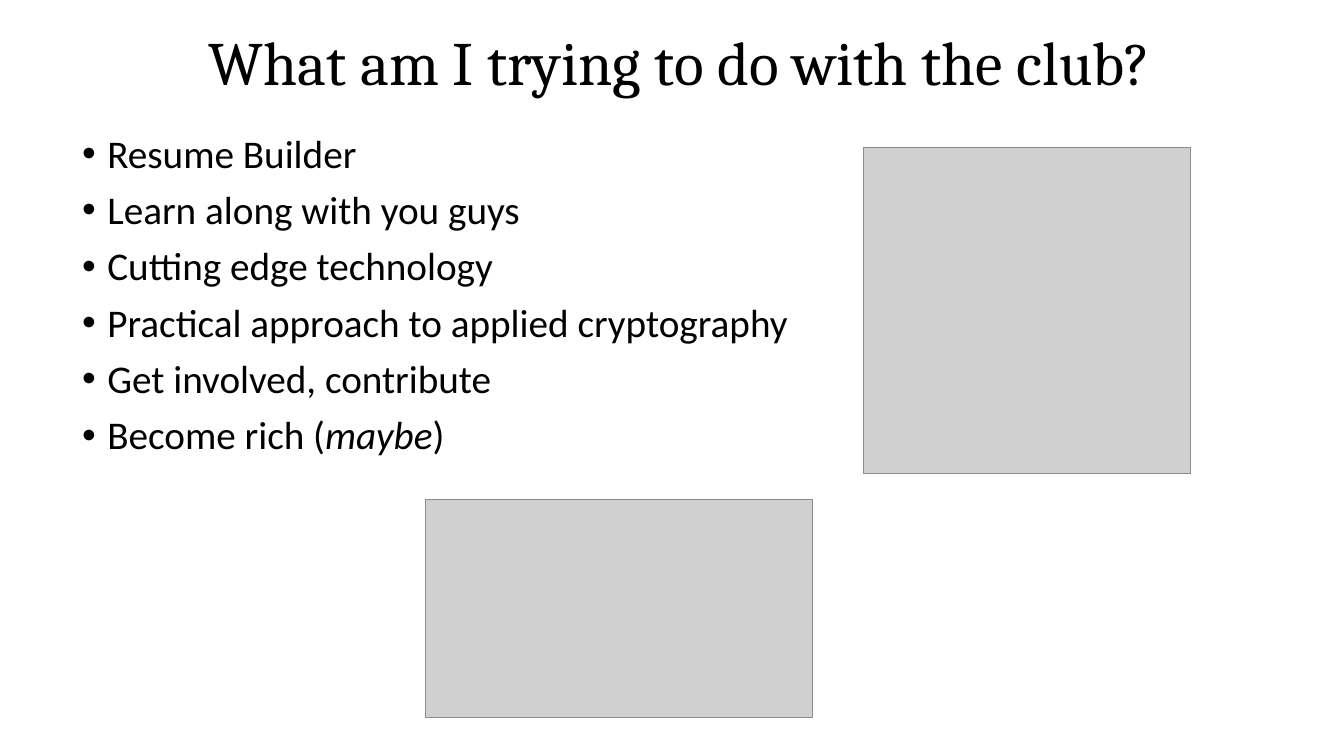
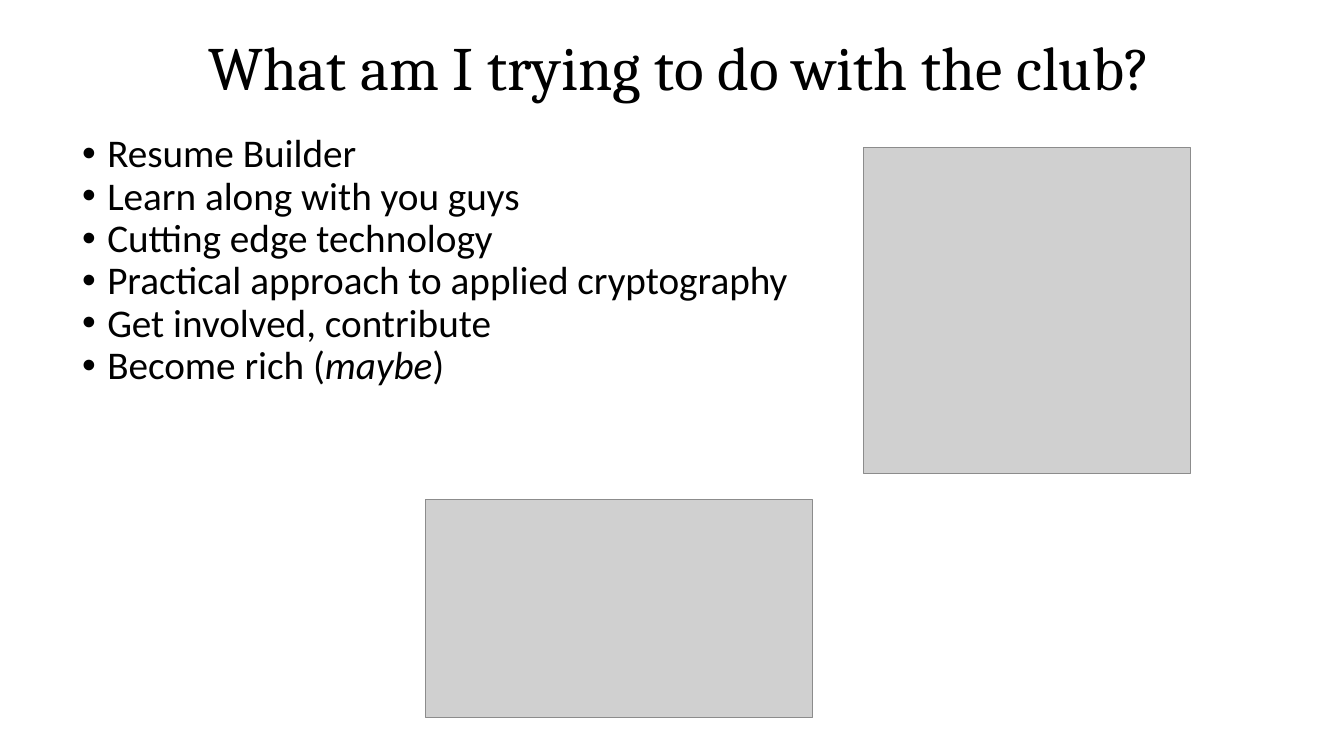
Before and after one commit to bitcoinclubatksu/BitcoinClub, a slide deck: slide 11 of meetup-2_presentation/Bitcoin_Club_Meetup_2_presentation.pptx. Drawn at 1344x756 pixels with LibreOffice and Linux fonts; fonts in the diff are those of the drawing; grey boxes stand for pictures. Boxes give left, top, right and bottom in pixels: in the first picture for what was removed or moved away, otherwise in the second. Text is boxed around its words. In the diff, an @@ line names an element or a change of style, - is before the commit and + after.

```diff
--- a/meetup-2_presentation/Bitcoin_Club_Meetup_2_presentation.pptx
+++ b/meetup-2_presentation/Bitcoin_Club_Meetup_2_presentation.pptx
@@ text "What am I trying to ..." at box(209, 47, 1150, 104): line spacing 0.9 to 1 @@
@@ text "Resume Builder" at box(107, 139, 787, 386): less space between paragraphs @@
```
Also in this commit, not shown: 13 other slides changed, 6 other files.
